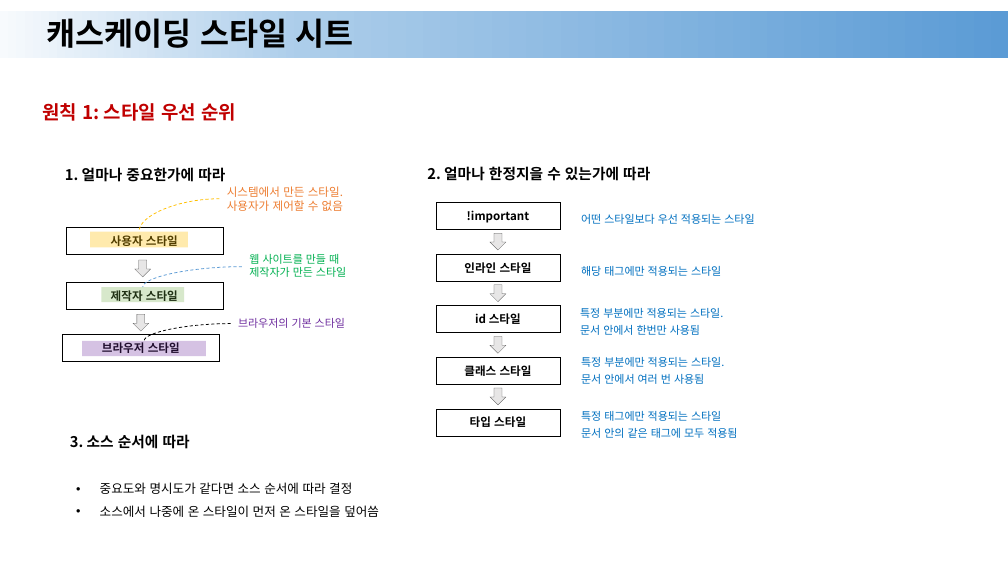
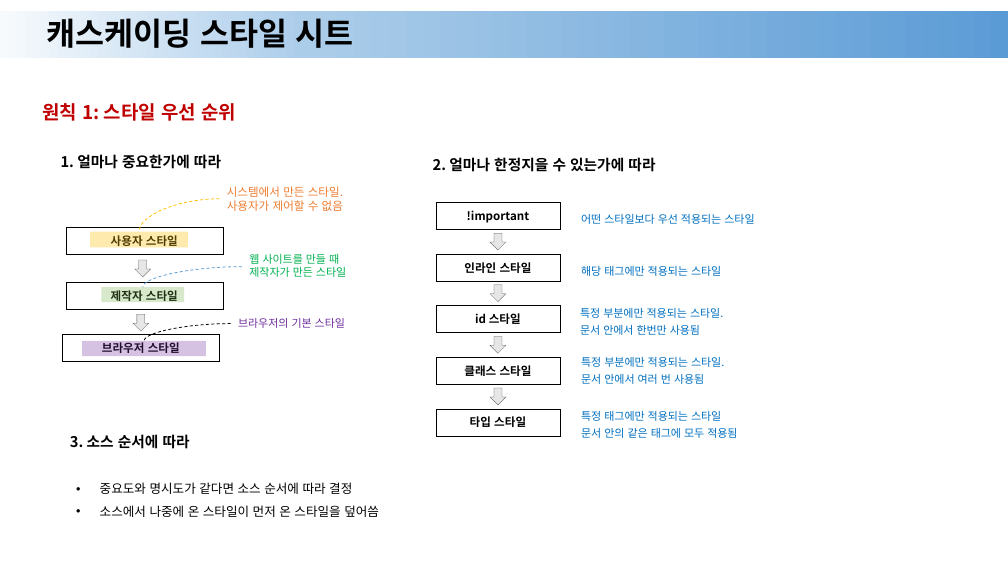
Before and after one commit to Nangnaa/html-css-javascript, a slide deck: slide 9 of HTML/ppt/06.pptx. Drawn at 1008x567 pixels with LibreOffice and Linux fonts; fonts in the diff are those of the drawing. Boxes give left, top, right and bottom in pixels: in the first picture for what was removed or moved away, otherwise in the second. Text is boxed around its words. In the diff, an @@ line names an element or a change of style, - is before the commit and + after.

```diff
--- a/HTML/ppt/06.pptx
+++ b/HTML/ppt/06.pptx
@@ text "1. 얼마나 중요한가에 따라" moved from (x1=65, y1=167, x2=225, y2=182) to (x1=61, y1=154, x2=221, y2=169) @@
@@ text "2. 얼마나 한정지을 수 있는가에 ..." moved from (x1=427, y1=166, x2=650, y2=181) to (x1=433, y1=157, x2=655, y2=172) @@
```
Also in this commit, not shown: 1 other slide changed, 1 other file.
